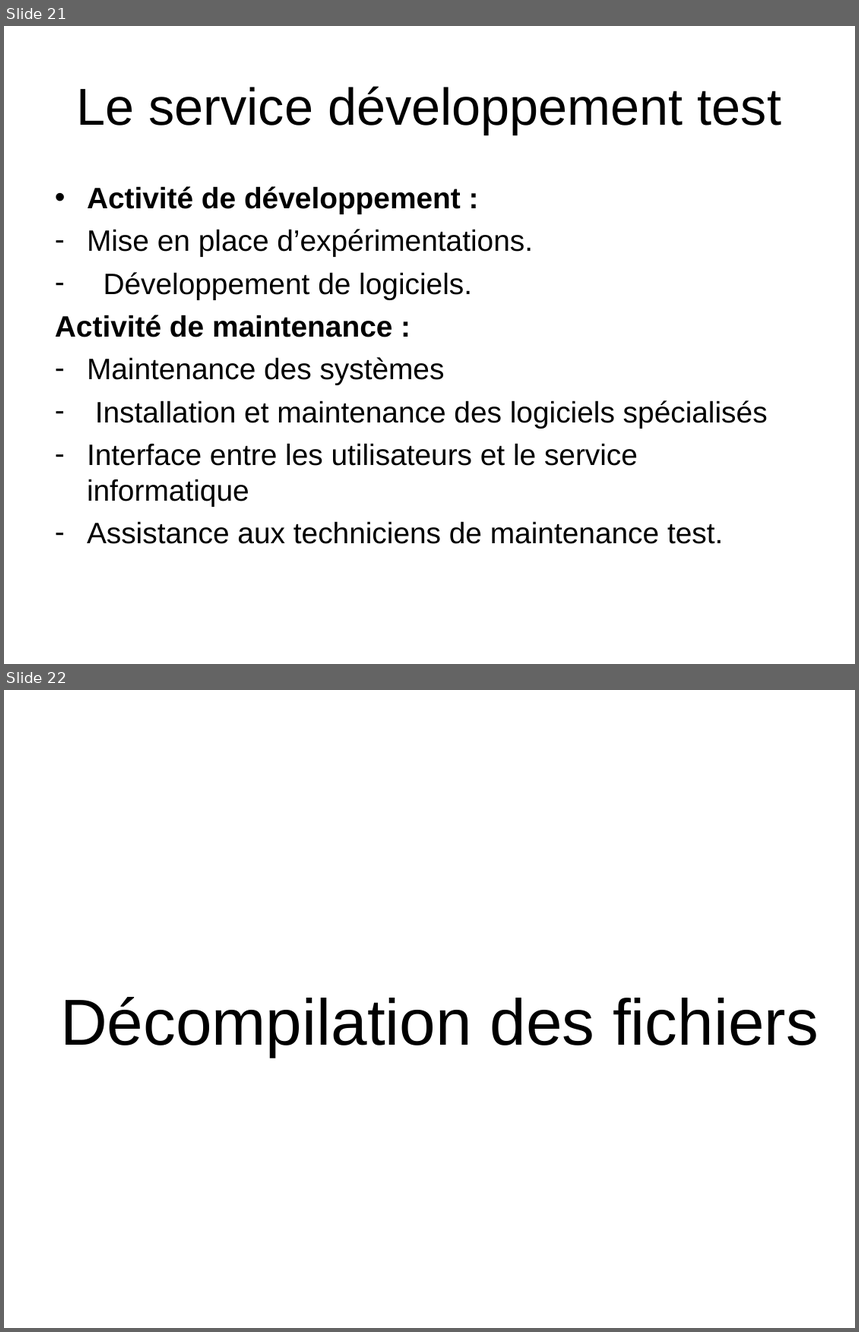
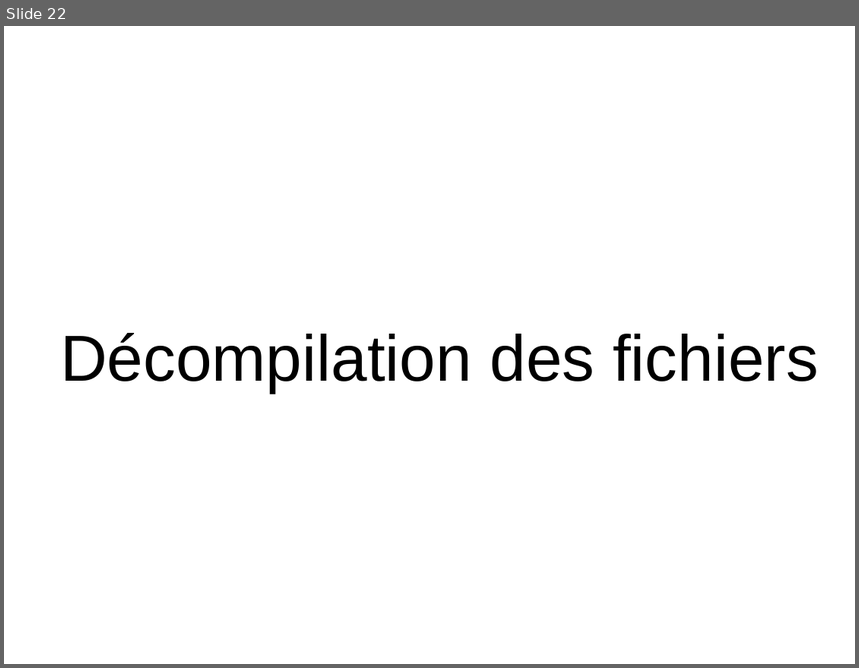
Before and after one commit to HabibAroua/Criminel_dep, a slide deck: documentation/presentation/P1/2734.ppt. Shown one above the other, each under a label of ours: slides 21 and 22 before the commit, slide 22 after it. The pictures are 859x1332 and 859x668 pixels, drawn with LibreOffice and Linux fonts; fonts in the diff are those of the drawing; background and template pictures are left out. Boxes give left, top, right and bottom in pixels: in the first picture for what was removed or moved away, otherwise in the second. Text is boxed around its words. In the diff, an @@ line names an element or a change of style, - is before the commit and + after.

```diff
--- a/documentation/presentation/P1/2734.ppt
+++ b/documentation/presentation/P1/2734.ppt
@@ slide 21 removed at box(4, 26, 855, 664), background picture (left out) @@
@@ title removed at box(76, 86, 781, 135) @@
-Le service développement test
@@ text removed at box(55, 186, 768, 544) @@
-• Activité de développement :
-– Mise en place d’expérimentations.
-– Développement de logiciels.
-Activité de maintenance :
-– Maintenance des systèmes
-– Installation et maintenance des logiciels spécialisés
-– Interface entre les utilisateurs et le service informatique
-– Assistance aux techniciens de maintenance test.
```
Also in this commit, not shown: 1 slide added.
